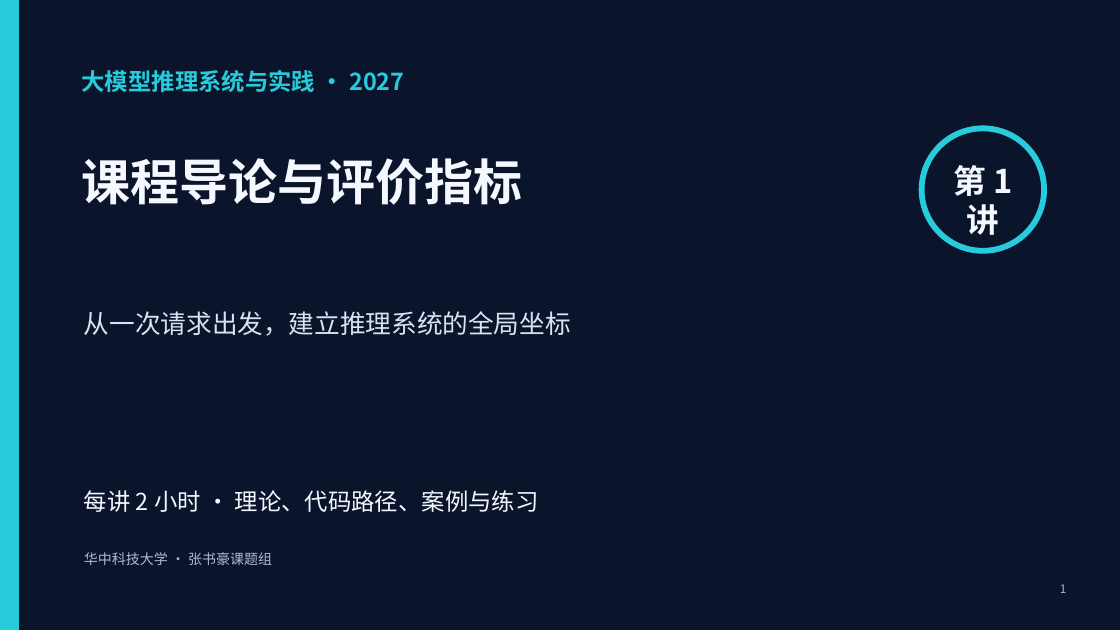
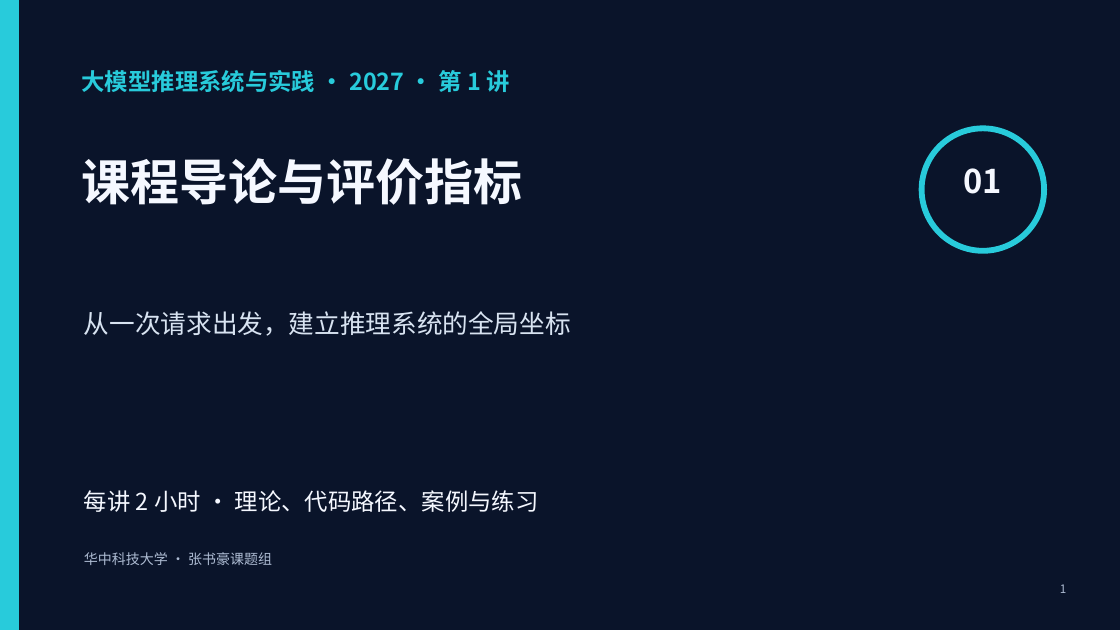
Before and after one commit to vLLM-HUST/intro-to-llm-inference-engines, a slide deck: slide 1 of build/slides/2027/lectures-8-pptx/第01讲_课程导论与评价指标.pptx. Drawn at 1120x630 pixels with LibreOffice and Linux fonts; fonts in the diff are those of the drawing. Boxes give left, top, right and bottom in pixels: in the first picture for what was removed or moved away, otherwise in the second. Text is boxed around its words. In the diff, an @@ line names an element or a change of style, - is before the commit and + after.

```diff
--- a/build/slides/2027/lectures-8-pptx/第01讲_课程导论与评价指标.pptx
+++ b/build/slides/2027/lectures-8-pptx/第01讲_课程导论与评价指标.pptx
@@ text at [82,70,509,92]: text changed @@
-大模型推理系统与实践 · 2027
+大模型推理系统与实践 · 2027 · 第 1 讲
@@ text at [964,168,1002,194]: text changed @@
-第 1 讲
+01
```
Also in this commit, not shown: 1 other slide changed, 22 other files.
